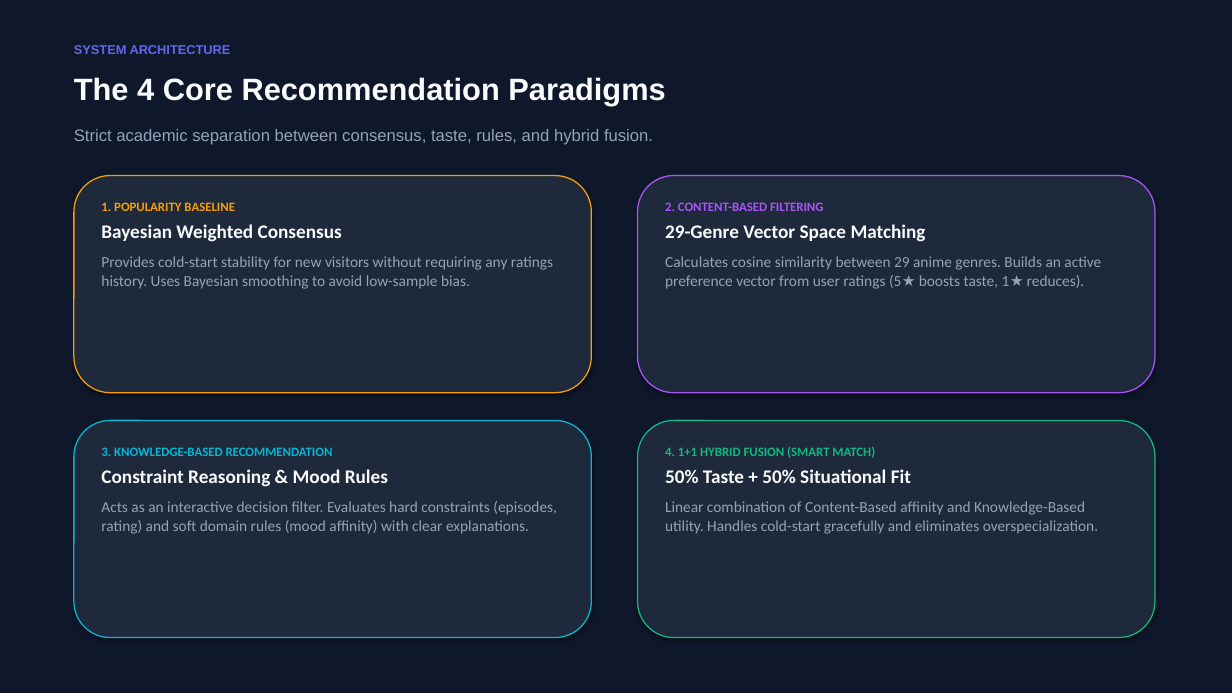
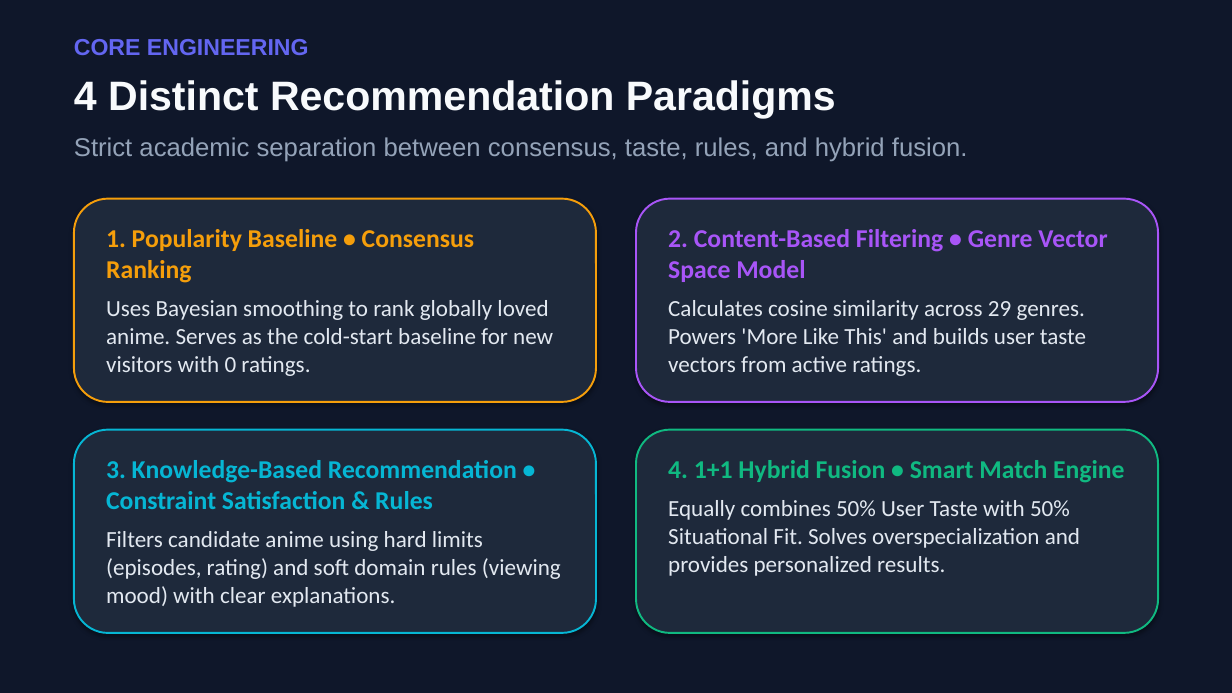
Before and after one commit to manisandar/anime-dsrs, a slide deck: slide 4 of ANIVIBE_Presentation.pptx (slide 3 before the commit). Drawn at 1232x693 pixels with LibreOffice and Linux fonts; fonts in the diff are those of the drawing. Boxes give left, top, right and bottom in pixels: in the first picture for what was removed or moved away, otherwise in the second. Text is boxed around its words. In the diff, an @@ line names an element or a change of style, - is before the commit and + after.

Commit message:
docs: revise presentation slides with min 18pt font and detailed clear explanations

```diff
--- a/ANIVIBE_Presentation.pptx
+++ b/ANIVIBE_Presentation.pptx
@@ text at [74, 39, 309, 55]: text changed; size 10 to 18 pt @@
-SYSTEM ARCHITECTURE
+CORE ENGINEERING
@@ text at [74, 80, 836, 118]: text changed; size 24 to 32 pt @@
-The 4 Core Recommendation Paradigms
+4 Distinct Recommendation Paradigms
@@ text "Strict academic separation between consensus, ..." at [74, 137, 968, 162]: size 13 to 20 pt @@
@@ rounded rectangle: place and size @@
-rounded rectangle at [74, 176, 592, 393]
+rounded rectangle at [74, 199, 596, 402]
@@ rounded rectangle at [74, 199, 596, 402]: outline #F59E0B 1 pt to #F59E0B 1.5 pt @@
@@ rounded rectangle: place and size @@
-rounded rectangle at [638, 176, 1155, 393]
+rounded rectangle at [636, 199, 1158, 402]
@@ rounded rectangle at [636, 199, 1158, 402]: outline #A855F7 1 pt to #A855F7 1.5 pt @@
@@ text at [106, 229, 553, 376]: text changed; size 12 to 18 pt; text colour #94A3B8 to #E2E8F0 @@
-1. POPULARITY BASELINE
-Bayesian Weighted Consensus
-Provides cold-start stability for new visitors without requiring any ratings history. Uses Bayesian smoothing to avoid low-sample bias.
+1. Popularity Baseline • Consensus Ranking
+Uses Bayesian smoothing to rank globally loved anime. Serves as the cold-start baseline for new visitors with 0 ratings.
@@ text at [668, 229, 1107, 376]: text changed; size 12 to 18 pt; text colour #94A3B8 to #E2E8F0 @@
-2. CONTENT-BASED FILTERING
-29-Genre Vector Space Matching
-Calculates cosine similarity between 29 anime genres. Builds an active preference vector from user ratings (5★ boosts taste, 1★ reduces).
+2. Content-Based Filtering • Genre Vector Space Model
+Calculates cosine similarity across 29 genres. Powers 'More Like This' and builds user taste vectors from active ratings.
@@ rounded rectangle: place and size @@
-rounded rectangle at [74, 421, 592, 638]
+rounded rectangle at [74, 430, 596, 633]
@@ rounded rectangle at [74, 430, 596, 633]: outline #06B6D4 1 pt to #06B6D4 1.5 pt @@
@@ rounded rectangle: place and size @@
-rounded rectangle at [638, 421, 1155, 638]
+rounded rectangle at [636, 430, 1158, 633]
@@ rounded rectangle at [636, 430, 1158, 633]: outline #10B981 1 pt to #10B981 1.5 pt @@
@@ text at [106, 460, 561, 607]: text changed; size 12 to 18 pt; text colour #94A3B8 to #E2E8F0 @@
-3. KNOWLEDGE-BASED RECOMMENDATION
-Constraint Reasoning & Mood Rules
-Acts as an interactive decision filter. Evaluates hard constraints (episodes, rating) and soft domain rules (mood affinity) with clear explanations.
+3. Knowledge-Based Recommendation • Constraint Satisfaction & Rules
+Filters candidate anime using hard limits (episodes, rating) and soft domain rules (viewing mood) with clear explanations.
@@ text at [668, 460, 1124, 576]: text changed; size 12 to 18 pt; text colour #94A3B8 to #E2E8F0 @@
-4. 1+1 HYBRID FUSION (SMART MATCH)
-50% Taste + 50% Situational Fit
-Linear combination of Content-Based affinity and Knowledge-Based utility. Handles cold-start gracefully and eliminates overspecialization.
+4. 1+1 Hybrid Fusion • Smart Match Engine
+Equally combines 50% User Taste with 50% Situational Fit. Solves overspecialization and provides personalized results.
```
Also in this commit, not shown: 4 other slides changed, 11 slides added, 7 slides removed, 1 other file.
